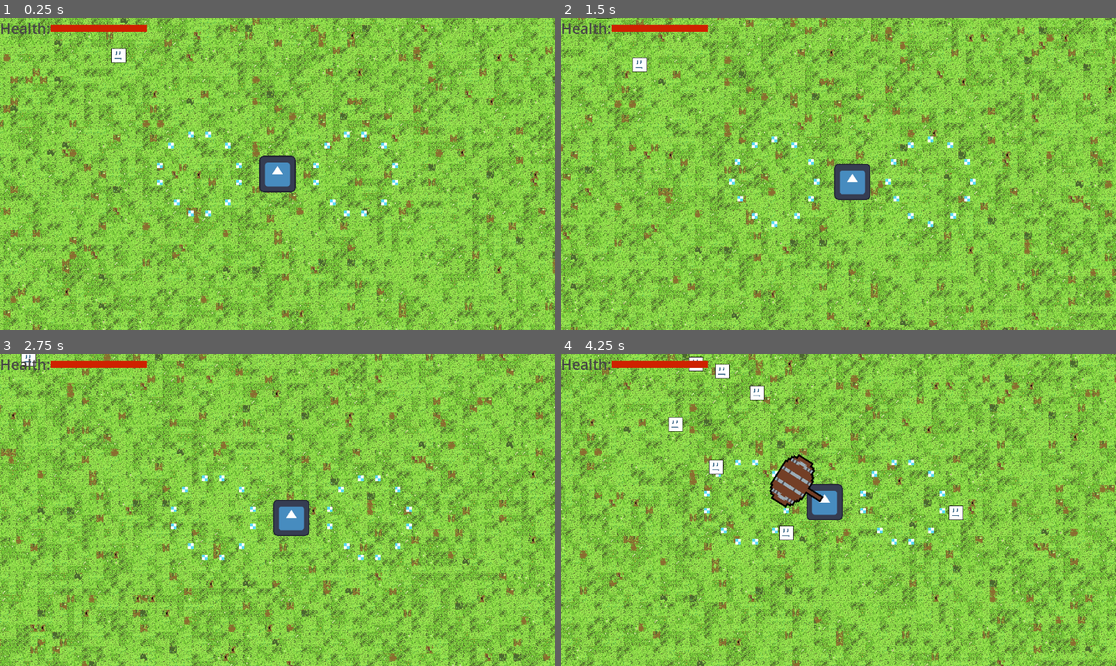
Above: before the commit, frames 1-4 (two rows, left to right).
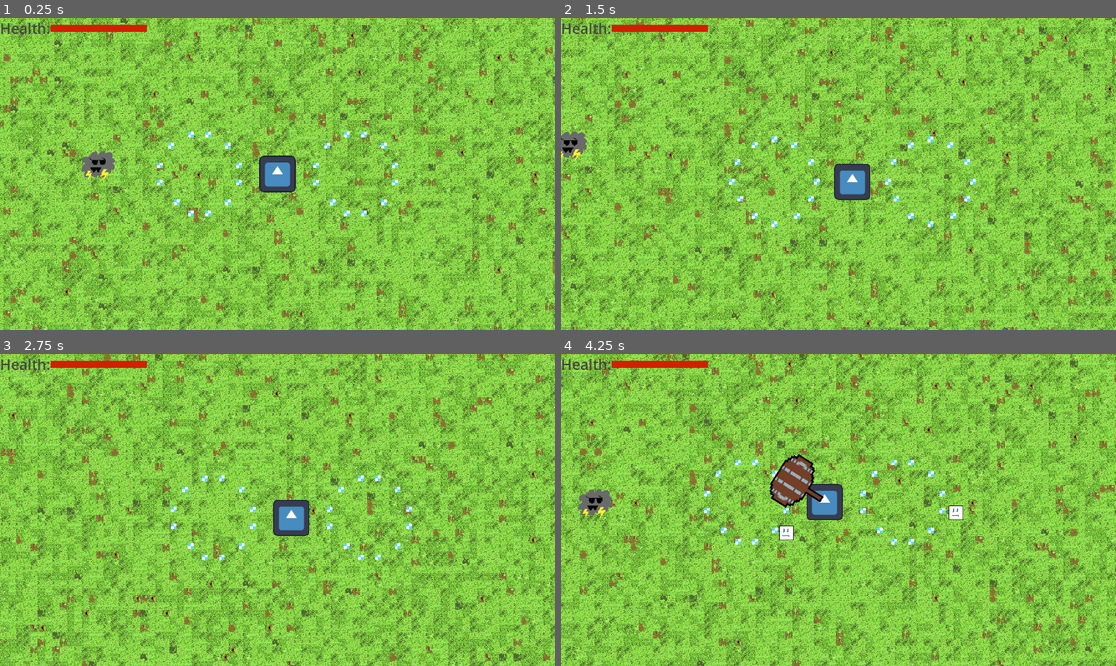
Above: after the commit, the same moments.

Repository: btalbert11/SurvivorGame
Game: Godot game, scene res://scenes/game.tscn
The game is run twice, just before and just after one commit, with the same random seed, the same clock (stepped at 60 frames per second) and the same inputs. The engine's default icon, where the game draws it, is replaced by a stand-in: a white triangle on a blue panel in a dark square.
Inputs:
- Up to frame 1 (0.25 s): no input
- Up to frame 2 (1.5 s): hold D (move_right) 0.53-1.28 s; hold S (move_down) from 1.28 s (still down)
- Up to frame 3 (2.75 s): release S (move_down) at 2.03 s; hold D (move_right) from 2.03 s (still down)
- Up to frame 4 (4.25 s): release D (move_right) at 2.78 s; hold W (move_up) 2.78-3.53 s; hold A (move_left) from 3.53 s (still down)

The runs differ from the first frame. In frame 1, 0.5% of the frame differs, in the area x 14-23%, y 9-53%; in frame 2, 0.5%; in frame 3, less than 0.1%; in frame 4, 1.0%, in the area x 3-37%, y 0-54%.

Commit message:
started adding dash enemy

Diff:
--- /dev/null
+++ b/Target.gd
@@ -0,0 +1,26 @@
+class_name Target
+extends Node2D
+
+@export var target: Node2D
+
+# Called when the node enters the scene tree for the first time.
+func _ready():
+	pass # Replace with function body.
+
+# Called every frame. 'delta' is the elapsed time since the previous frame.
+func _process(delta):
+	pass
+
+func set_target(new_target: Node2D) -> bool:
+	if is_instance_valid(new_target):
+		target = new_target
+		return true
+	return false
+
+func direction_to_target() -> Vector2:
+	if is_instance_valid(target):
+		return global_position.direction_to(target.global_position)
+	return Vector2.ZERO
+
+func is_valid() -> bool:
+	return is_instance_valid(target)
--- a/scenes/blox_enemy.tscn
+++ b/scenes/blox_enemy.tscn
@@ -1,10 +1,11 @@
-[gd_scene load_steps=10 format=3 uid="uid://b3m0db3jdkfeq"]
+[gd_scene load_steps=11 format=3 uid="uid://b3m0db3jdkfeq"]
 
 [ext_resource type="Script" path="res://scripts/blox_enemy.gd" id="1_8igcj"]
 [ext_resource type="Texture2D" uid="uid://rtouup2l4usq" path="res://art/enemy.png" id="1_j5kx8"]
 [ext_resource type="Script" path="res://Nodes/HealthComponent.gd" id="2_hcdkv"]
 [ext_resource type="Script" path="res://Nodes/HitboxComponent.gd" id="4_ytnur"]
 [ext_resource type="Script" path="res://Nodes/HurtboxComponent.gd" id="5_ttd70"]
+[ext_resource type="Script" path="res://Target.gd" id="6_rwt2y"]
 
 [sub_resource type="SpriteFrames" id="SpriteFrames_sr6jb"]
 animations = [{
@@ -57,6 +58,9 @@
 [node name="CollisionShape2D" type="CollisionShape2D" parent="HurtboxComponent"]
 shape = SubResource("RectangleShape2D_oxr0i")
 
+[node name="Target" type="Node2D" parent="."]
+script = ExtResource("6_rwt2y")
+
 [connection signal="no_health" from="HealthComponent" to="." method="_on_health_component_no_health"]
 [connection signal="area_entered" from="HitboxComponent" to="." method="_on_hitbox_area_entered"]
 [connection signal="attacked" from="HurtboxComponent" to="." method="_on_hurtbox_component_attacked"]
--- /dev/null
+++ b/scenes/dash_enemy.tscn
@@ -0,0 +1,54 @@
+[gd_scene load_steps=8 format=3 uid="uid://d1w6yc4tciih4"]
+
+[ext_resource type="Script" path="res://scripts/dash_enemy.gd" id="1_nrrfc"]
+[ext_resource type="Texture2D" uid="uid://bf8s10jkfcvwi" path="res://art/Lightning Cloud Guy.png" id="1_w3e8v"]
+[ext_resource type="Script" path="res://Nodes/HealthComponent.gd" id="2_1pr5g"]
+[ext_resource type="Script" path="res://Nodes/HitboxComponent.gd" id="3_8kimc"]
+[ext_resource type="Script" path="res://Nodes/HurtboxComponent.gd" id="4_ahtb4"]
+[ext_resource type="Script" path="res://Target.gd" id="6_ch82f"]
+
+[sub_resource type="CapsuleShape2D" id="CapsuleShape2D_8s6x8"]
+radius = 23.0
+height = 62.0
+
+[node name="DashEnemy" type="CharacterBody2D" groups=["Enemies"]]
+scale = Vector2(1.26, 1.26)
+collision_layer = 32
+collision_mask = 33
+script = ExtResource("1_nrrfc")
+
+[node name="Sprite2D" type="Sprite2D" parent="."]
+texture = ExtResource("1_w3e8v")
+
+[node name="PhysicsCollision" type="CollisionShape2D" parent="."]
+rotation = 1.5708
+shape = SubResource("CapsuleShape2D_8s6x8")
+
+[node name="HealthComponent" type="Node" parent="."]
+script = ExtResource("2_1pr5g")
+MAX_HEALTH = 4.0
+
+[node name="HitboxComponent" type="Area2D" parent="."]
+collision_layer = 16
+collision_mask = 2
+script = ExtResource("3_8kimc")
+
+[node name="CollisionShape2D" type="CollisionShape2D" parent="HitboxComponent"]
+rotation = 1.5708
+shape = SubResource("CapsuleShape2D_8s6x8")
+
+[node name="HurtboxComponent" type="Area2D" parent="."]
+collision_layer = 8
+collision_mask = 0
+script = ExtResource("4_ahtb4")
+
+[node name="CollisionShape2D" type="CollisionShape2D" parent="HurtboxComponent"]
+rotation = 1.5708
+shape = SubResource("CapsuleShape2D_8s6x8")
+
+[node name="Target" type="Node2D" parent="."]
+script = ExtResource("6_ch82f")
+
+[connection signal="no_health" from="HealthComponent" to="." method="_on_health_component_no_health"]
+[connection signal="area_entered" from="HitboxComponent" to="." method="_on_hitbox_component_area_entered"]
+[connection signal="attacked" from="HurtboxComponent" to="." method="_on_hurtbox_component_attacked"]
--- a/scenes/game.tscn
+++ b/scenes/game.tscn
@@ -1,10 +1,11 @@
-[gd_scene load_steps=6 format=3 uid="uid://tp66n20xr846"]
+[gd_scene load_steps=7 format=3 uid="uid://tp66n20xr846"]
 
 [ext_resource type="Script" path="res://scripts/game.gd" id="1_8wpga"]
 [ext_resource type="PackedScene" uid="uid://fyp7ogl4vcae" path="res://scenes/map_controller.tscn" id="1_345sd"]
 [ext_resource type="PackedScene" uid="uid://dgv6paigho48p" path="res://scenes/player.tscn" id="2_w6apd"]
 [ext_resource type="Script" path="res://scripts/MainCamera.gd" id="3_45xlr"]
 [ext_resource type="PackedScene" uid="uid://b3m0db3jdkfeq" path="res://scenes/blox_enemy.tscn" id="4_ni077"]
+[ext_resource type="PackedScene" uid="uid://d1w6yc4tciih4" path="res://scenes/dash_enemy.tscn" id="6_nxw05"]
 
 [node name="Game" type="Node2D"]
 script = ExtResource("1_8wpga")
@@ -18,10 +19,6 @@
 [node name="RemoteTransform2D" type="RemoteTransform2D" parent="Player"]
 remote_path = NodePath("../../MainCamera")
 
-[node name="BloxEnemy" parent="." node_paths=PackedStringArray("target") instance=ExtResource("4_ni077")]
-position = Vector2(2420, 449)
-target = NodePath("../Player")
-
 [node name="MainCamera" type="Camera2D" parent="."]
 position = Vector2(2855, 854)
 scale = Vector2(0.62, 0.62)
@@ -34,22 +31,6 @@
 drag_bottom_margin = 0.05
 editor_draw_drag_margin = true
 script = ExtResource("3_45xlr")
-
-[node name="BloxEnemy2" parent="." node_paths=PackedStringArray("target") instance=ExtResource("4_ni077")]
-position = Vector2(2624, 231)
-target = NodePath("../Player")
-
-[node name="BloxEnemy3" parent="." node_paths=PackedStringArray("target") instance=ExtResource("4_ni077")]
-position = Vector2(2488, 580)
-target = NodePath("../Player")
-
-[node name="BloxEnemy4" parent="." node_paths=PackedStringArray("target") instance=ExtResource("4_ni077")]
-position = Vector2(2542, 232)
-target = NodePath("../Player")
-
-[node name="BloxEnemy5" parent="." node_paths=PackedStringArray("target") instance=ExtResource("4_ni077")]
-position = Vector2(2729, 262)
-target = NodePath("../Player")
 
 [node name="CanvasLayer" type="CanvasLayer" parent="."]
 
@@ -75,4 +56,7 @@
 grow_vertical = 2
 color = Color(0.811765, 0.129412, 0, 1)
 
+[node name="DashEnemy" parent="." instance=ExtResource("6_nxw05")]
+position = Vector2(2464, 832)
+
 [connection signal="player_attacked" from="Player" to="." method="_on_player_player_attacked"]
--- a/scenes/hammer_attack.tscn
+++ b/scenes/hammer_attack.tscn
@@ -1,6 +1,6 @@
 [gd_scene load_steps=5 format=3 uid="uid://d1ivonlksoprh"]
 
-[ext_resource type="Script" path="res://scenes/hammer_attack.gd" id="1_ajumv"]
+[ext_resource type="Script" path="res://scripts/hammer_attack.gd" id="1_ajumv"]
 [ext_resource type="Script" path="res://Nodes/HitboxComponent.gd" id="2_gsnfh"]
 [ext_resource type="Texture2D" uid="uid://csxb4lora5d4f" path="res://art/Hammer.png" id="2_u0g65"]
 
--- a/scenes/player.tscn
+++ b/scenes/player.tscn
@@ -40,7 +40,6 @@
 
 [node name="HealthComponent" type="Node2D" parent="."]
 script = ExtResource("3_hc870")
-MAX_HEALTH = 10000.0
 
 [node name="HurtboxComponent" type="Area2D" parent="."]
 position = Vector2(1.6129, 0)
--- a/scripts/blox_enemy.gd
+++ b/scripts/blox_enemy.gd
@@ -2,7 +2,6 @@
 
 
 @export var SPEED: float = 100.0
-@export var target: CharacterBody2D
 @export var damage: float = 2
 var attack: Attack
 
@@ -14,9 +13,8 @@
 	attack.knockback = 0
 
 func _physics_process(delta):
-	if is_instance_valid(target):
-		var direction_to_player = global_position.direction_to(target.global_position)
-		velocity = direction_to_player * SPEED * delta
+	if $Target.is_valid():
+		velocity = $Target.direction_to_target() * SPEED * delta
 	else:
 		velocity = Vector2.ZERO
 	move_and_collide(velocity)
@@ -24,8 +22,12 @@
 func attack_targert() -> Attack:
 	return attack
 
+func set_target(target: Node2D):
+	$Target.set_target(target)
+
 func _on_hitbox_area_entered(area):
 	if area is HurtboxComponent:
+		attack.origin = global_position
 		area.take_attack(attack)
 
 
--- /dev/null
+++ b/scripts/dash_enemy.gd
@@ -0,0 +1,65 @@
+extends CharacterBody2D
+
+@export var start_speed: float = 1000
+@export var acceleration: float = 50
+@export var damage: float = 3
+@export var knock_back: float = 20
+@export var movement_cooldown: float = 1
+var moving: bool = false
+var attack: Attack
+var move_timer: Timer
+
+signal enemy_died
+
+func _ready():
+	attack = Attack.new()
+	attack.damage = damage
+	attack.knockback = knock_back
+	move_timer = Timer.new()
+	move_timer.wait_time = movement_cooldown
+	move_timer.one_shot = true
+	move_timer.autostart = false
+	move_timer.timeout.connect(_on_move_timer_timeout)
+	add_child(move_timer)
+	move_timer.start()
+
+func _process(delta):
+	pass
+
+func _physics_process(delta):
+	if moving:
+		velocity -= Vector2(acceleration, acceleration)
+		if velocity.x <= 0 || velocity.y <= 0:
+			velocity = Vector2.ZERO
+			moving = false
+			move_timer.start()
+		move_and_collide(velocity * delta)
+
+
+func start_moving():
+	var vel_direction = $Target.direction_to_target()
+	var rng = RandomNumberGenerator.new()
+	velocity = Vector2(start_speed, start_speed) * vel_direction
+	print(velocity)
+	moving = true
+
+func _on_move_timer_timeout():
+	start_moving()
+
+func _on_hitbox_component_area_entered(area):
+	if area is HurtboxComponent:
+		attack.origin = global_position
+		area.take_attack(attack)
+
+func _on_hurtbox_component_attacked(attack):
+	$HealthComponent.take_damage(attack)
+
+func _on_health_component_no_health(current_health):
+	delete_self()
+
+func delete_self():
+	enemy_died.emit()
+	queue_free()
+
+func set_target(new_target: Node2D):
+	$Target.set_target(new_target)
--- a/scripts/game.gd
+++ b/scripts/game.gd
@@ -3,6 +3,7 @@
 
 # Called when the node enters the scene tree for the first time.
 func _ready():
+	$DashEnemy.set_target($Player)
 	pass # Replace with function body.
 
 
@@ -26,7 +27,7 @@
 		print("New Enemy: " + str(pos))
 		return
 	var blox_enemy = Blox_Enemy.instantiate()
-	blox_enemy.target = $Player
+	blox_enemy.set_target($Player)
 	add_child(blox_enemy)
 	blox_enemy.position = pos
 
--- a/scripts/magic_missle_attack.gd
+++ b/scripts/magic_missle_attack.gd
@@ -41,6 +41,9 @@
 		var len = velocity.length()
 		velocity = velocity * (1 - ((len - SPEED_MAX)/len))
 
+	# POINT TOWARDS VELOCITY VECTOR. Magic Math
+	rotation = velocity.angle() + PI/2 + PI/4 - PI/8
+
 
 func _on_hitbox_component_area_entered(area):
 	if area is HurtboxComponent:
Binary file added: art/Big Bad Guy1.png
Not shown, added: art/Big Bad Guy1.png.import
Binary file added: art/Big Bad Guy2.png
Not shown, added: art/Big Bad Guy2.png.import
Binary file added: art/Big Bad Guy3.png
Not shown, added: art/Big Bad Guy3.png.import
Binary file added: art/Cloud Guy.png
Not shown, added: art/Cloud Guy.png.import
Binary file added: art/Lightning Cloud Guy.png
Not shown, added: art/Lightning Cloud Guy.png.import
Renamed: scenes/hammer_attack.gd -> scripts/hammer_attack.gd
